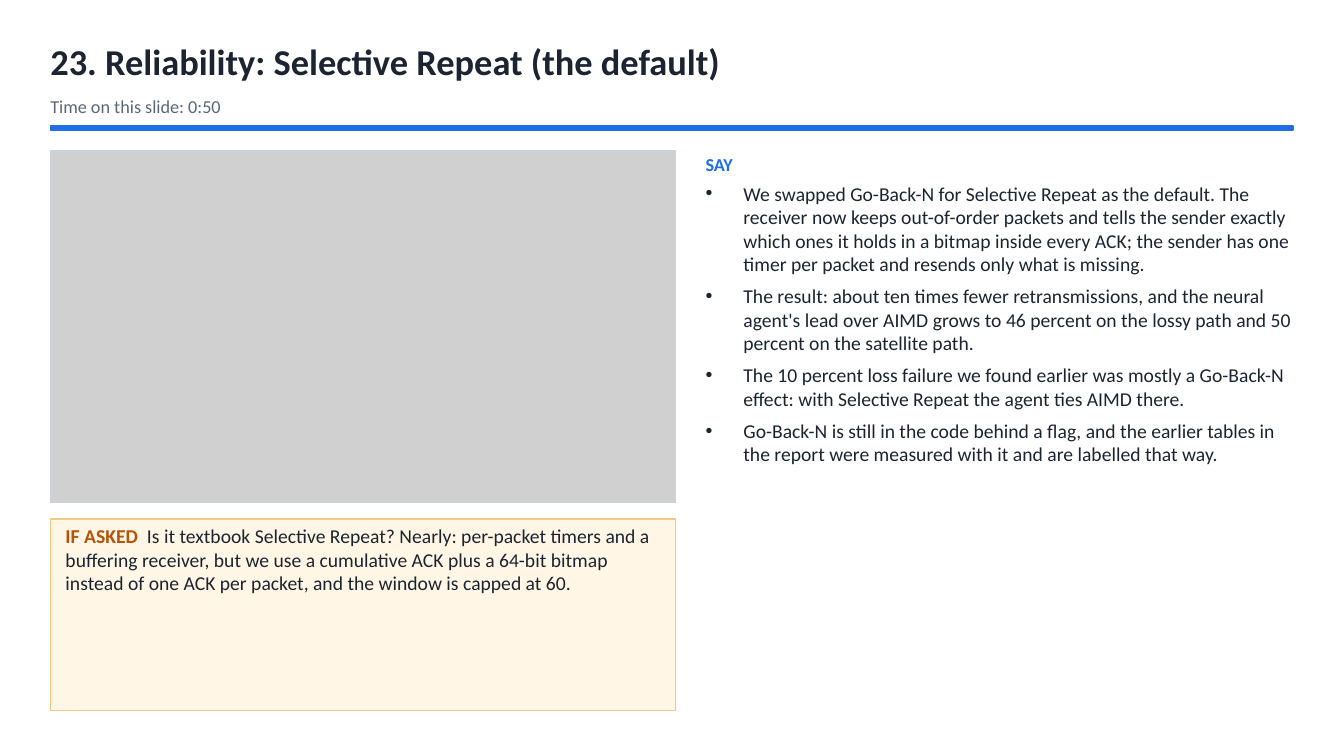
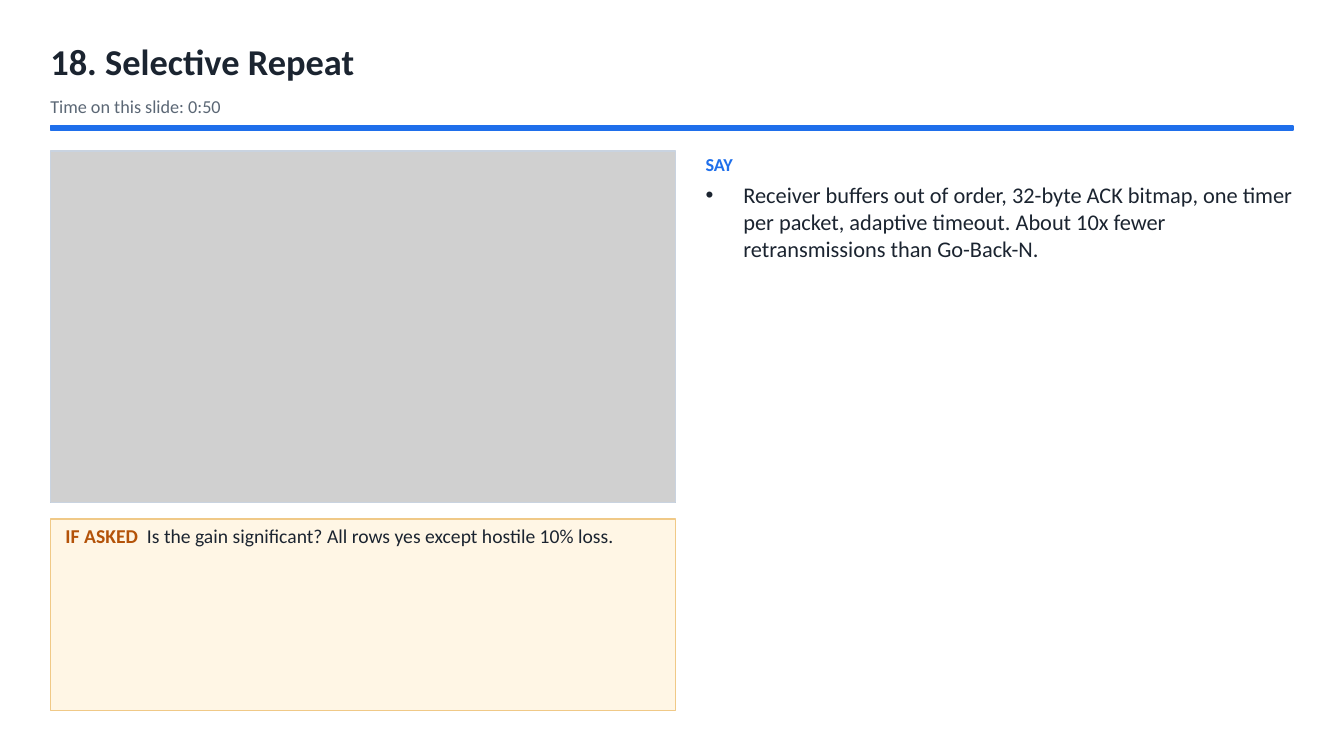
Before and after one commit to Capsturrrr/REPLIC, a slide deck: slide 20 of docs/final/RUDP_Host_Guide.pptx (slide 25 before the commit). Drawn at 1344x756 pixels with LibreOffice and Linux fonts; fonts in the diff are those of the drawing; grey boxes stand for pictures. Boxes give left, top, right and bottom in pixels: in the first picture for what was removed or moved away, otherwise in the second. Text is boxed around its words. In the diff, an @@ line names an element or a change of style, - is before the commit and + after.

```diff
--- a/docs/final/RUDP_Host_Guide.pptx
+++ b/docs/final/RUDP_Host_Guide.pptx
@@ text at (50,49,354,81): text changed @@
-23. Reliability: Selective Repeat (the default)
+18. Selective Repeat
@@ text at (743,187,1292,257): text changed; size 14 to 16 pt @@
-• We swapped Go-Back-N for Selective Repeat as the default. The receiver now keeps out-of-order packets and tells the sender exactly which ones it holds in a bitmap inside every ACK; the sender has one timer per packet and resends only what is missing.
-• The result: about ten times fewer retransmissions, and the neural agent's lead over AIMD grows to 46 percent on the lossy path and 50 percent on the satellite path.
-• The 10 percent loss failure we found earlier was mostly a Go-Back-N effect: with Selective Repeat the agent ties AIMD there.
-• Go-Back-N is still in the code behind a flag, and the earlier tables in the report were measured with it and are labelled that way.
+• Receiver buffers out of order, 32-byte ACK bitmap, one timer per packet, adaptive timeout. About 10x fewer retransmissions than Go-Back-N.
@@ text at (65,529,613,547): text changed @@
-IF ASKED Is it textbook Selective Repeat? Nearly: per-packet timers and a buffering receiver, but we use a cumulative ACK plus a 64-bit bitmap instead of one ACK per packet, and the window is capped at 60.
+IF ASKED Is the gain significant? All rows yes except hostile 10% loss.
```
Also in this commit, not shown: 37 other slides changed, 5 slides removed, 9 other files.
